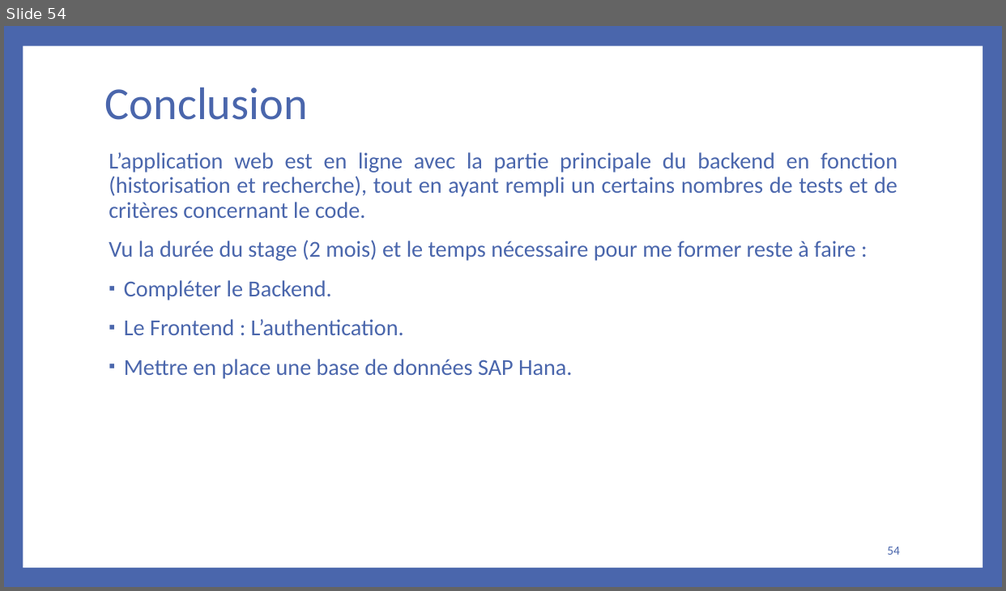
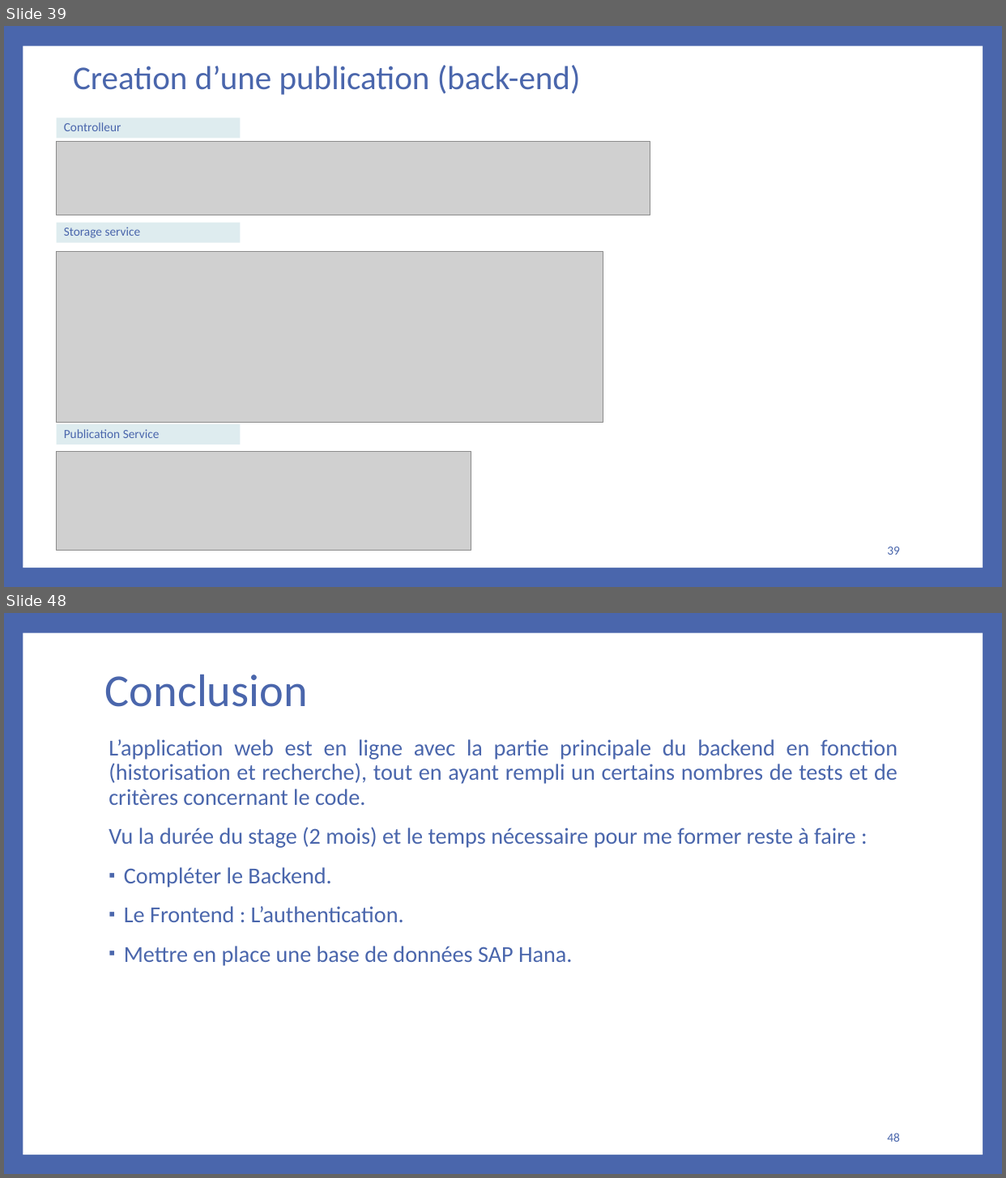
Before and after one commit to bakedpotato191/projet, a slide deck: rapport.PPTX. Shown one above the other, each under a label of ours: slide 54 before the commit, slides 39 and 48 after it; the slides between them are not shown. The pictures are 1006x591 and 1006x1178 pixels, drawn with LibreOffice and Linux fonts; fonts in the diff are those of the drawing; grey boxes stand for pictures. Boxes give left, top, right and bottom in pixels: in the first picture for what was removed or moved away, otherwise in the second. Text is boxed around its words. In the diff, an @@ line names an element or a change of style, - is before the commit and + after.

```diff
--- a/rapport.PPTX
+++ b/rapport.PPTX
@@ slide 39 added at [4,26,1002,587], background #4A66AC; not listed: 1 template element that a slide beside it also shows @@
@@ title added at [73,65,581,95], 32 pt, text #4A66AC @@
+Creation d’une publication (back-end)
@@ rectangle added at [57,118,240,139], fill #DEECEF, 12 pt, text #4A66AC @@
+Controlleur
@@ picture added at [57,141,650,215] @@
@@ rectangle added at [57,223,240,243], fill #DEECEF, 12 pt, text #4A66AC @@
+Storage service
@@ picture added at [57,252,603,423] @@
@@ rectangle added at [57,425,240,445], fill #DEECEF, 12 pt, text #4A66AC @@
+Publication Service
@@ picture added at [57,452,471,551] @@
@@ page number added at [887,547,900,555], 12 pt, text #4A66AC @@
+39
@@ what was slide 54 is now slide 48 @@
@@ page number at [887,1133,900,1142]: text changed @@
-54
+48
```
Also in this commit, not shown: 3 slides changed, 20 other slides added, 27 slides removed, 21 other files.
